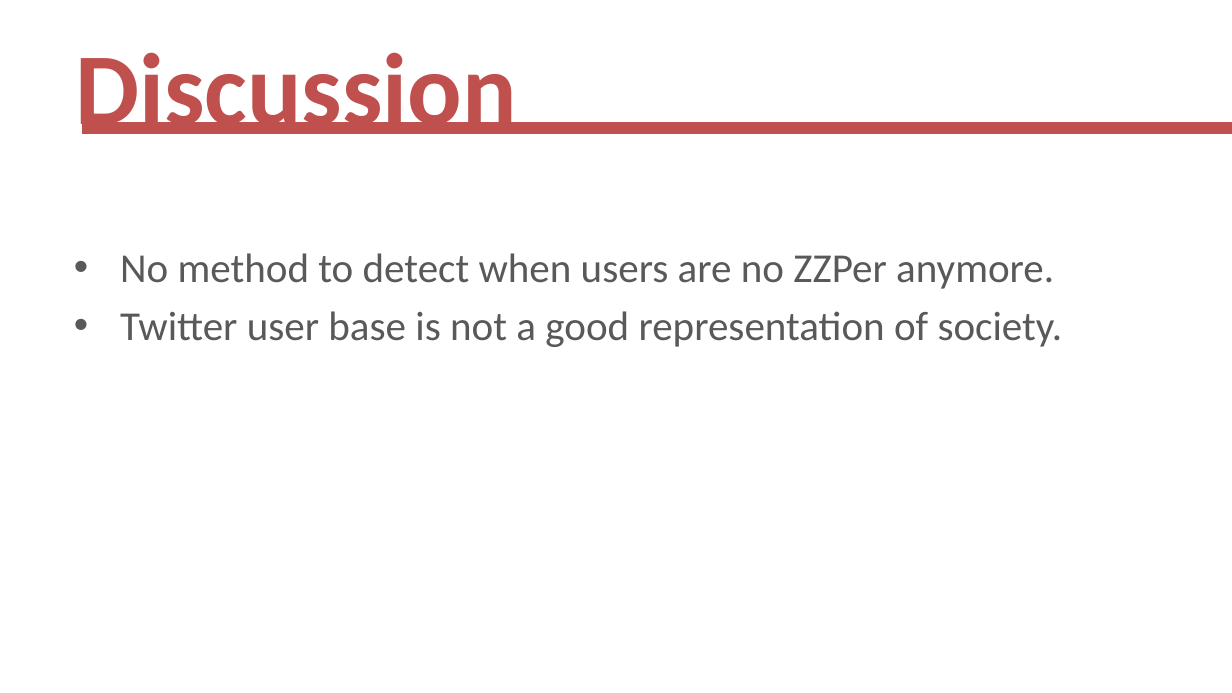
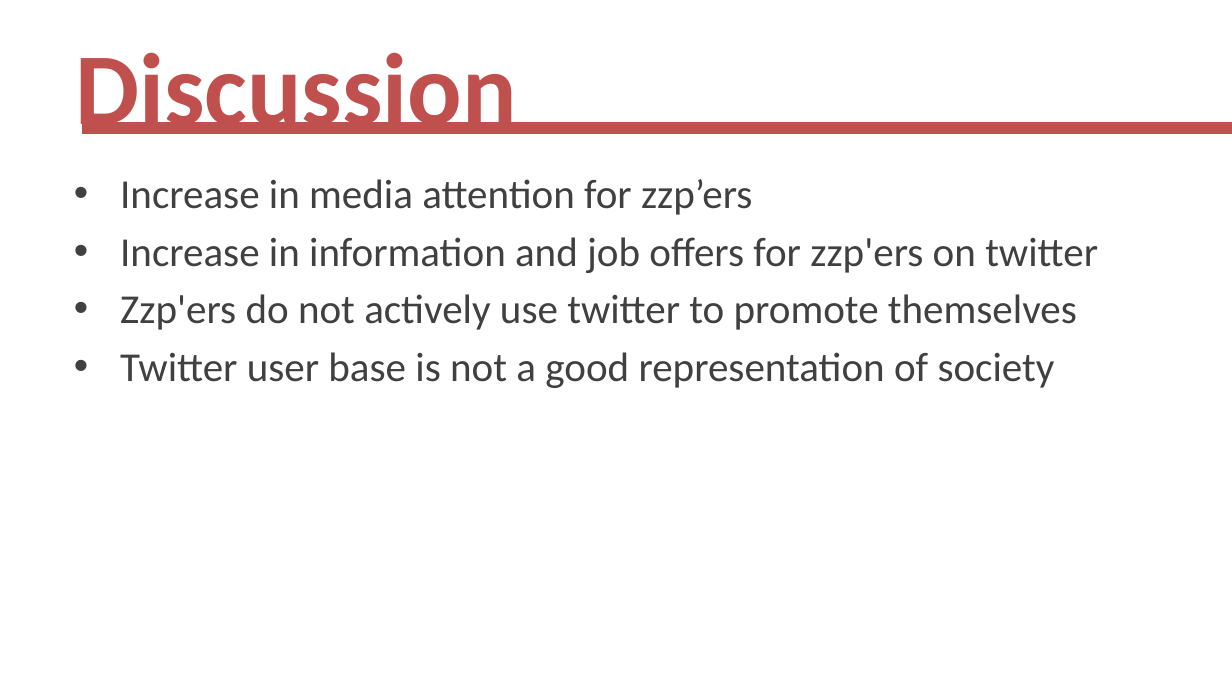
Before and after one commit to rkokkelk/MBD, a slide deck: slide 8 of Presentatie/final_Presentatie.pptx (slide 7 before the commit). Drawn at 1232x693 pixels with LibreOffice and Linux fonts; fonts in the diff are those of the drawing. Boxes give left, top, right and bottom in pixels: in the first picture for what was removed or moved away, otherwise in the second. Text is boxed around its words. In the diff, an @@ line names an element or a change of style, - is before the commit and + after.

```diff
--- a/Presentatie/final_Presentatie.pptx
+++ b/Presentatie/final_Presentatie.pptx
@@ text at (x1=120, y1=179, x2=1098, y2=388): text changed; text colour #595959 to #404040 @@
-• No method to detect when users are no ZZPer anymore.
-• Twitter user base is not a good representation of society.
+• Increase in media attention for zzp’ers
+• Increase in information and job offers for zzp'ers on twitter
+• Zzp'ers do not actively use twitter to promote themselves
+• Twitter user base is not a good representation of society
```
Also in this commit, not shown: 3 other slides changed, 1 slide added, 22 other files.
